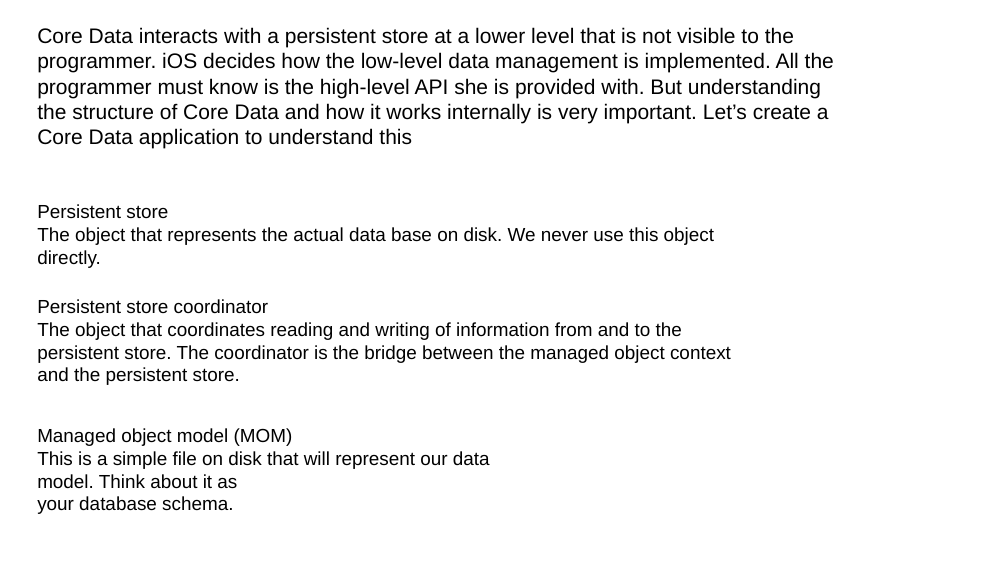
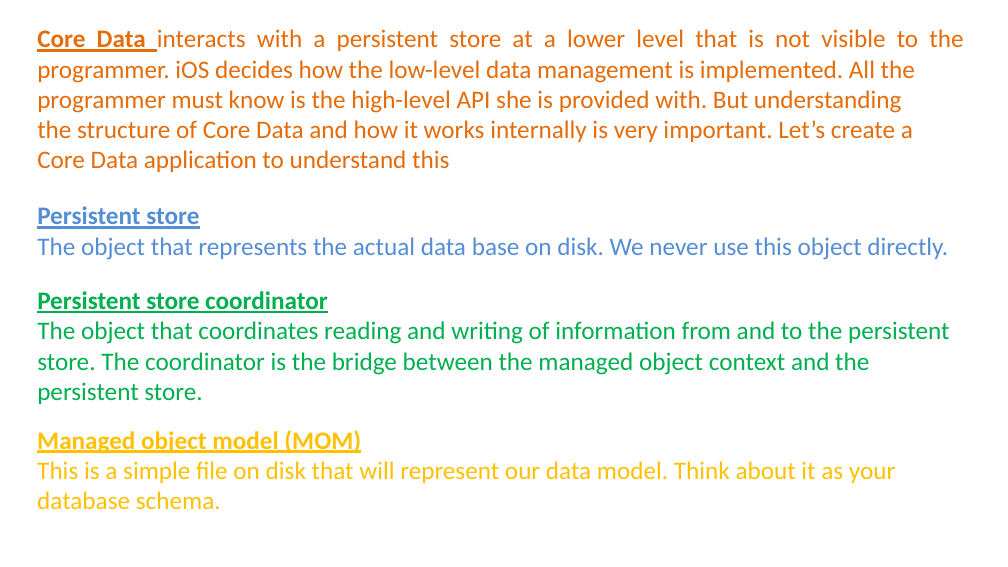
Before and after one commit to aminhngn/Course_Mobile_IOS, a slide deck: slide 7 of course/IOS_Module_03_core_data.pptx. Drawn at 1008x567 pixels with LibreOffice and Linux fonts; fonts in the diff are those of the drawing. Boxes give left, top, right and bottom in pixels: in the first picture for what was removed or moved away, otherwise in the second. Text is boxed around its words. In the diff, an @@ line names an element or a change of style, - is before the commit and + after.

```diff
--- a/course/IOS_Module_03_core_data.pptx
+++ b/course/IOS_Module_03_core_data.pptx
@@ text at [37, 29, 963, 83]: text changed; size 20 to 24 pt; font Arial to Calibri; text colour #000000 to #E46C0A @@
-Core Data interacts with a persistent store at a lower level that is not visible to the
-programmer. iOS decides how the low-level data management is implemented. All the
+Core Data interacts with a persistent store at a lower level that is not visible to the programmer. iOS decides how the low-level data management is implemented. All the
@@ text at [37, 90, 913, 172]: size 20 to 24 pt, font Arial to Calibri, text colour #000000 to #E46C0A in "programmer must know is the high-level API ...", "the structure of Core Data and how ...", "Core Data application to understand this"; alignment left to justified @@
@@ text at [37, 206, 199, 229]: size 18 to 24 pt, font Arial to Calibri, text colour #000000 to #558ED5, bold on, underline on in "Persistent store" @@
@@ text at [37, 237, 948, 260]: text changed; size 18 to 24 pt; font Arial to Calibri; text colour #000000 to #558ED5 @@
-The object that represents the actual data base on disk. We never use this object
-directly.
+The object that represents the actual data base on disk. We never use this object directly.
@@ text "Persistent store coordinator": place and size @@
-text "Persistent store coordinator" at [37, 299, 731, 385]
+text "Persistent store coordinator" at [37, 291, 949, 404]
@@ text at [37, 291, 328, 313]: size 18 to 24 pt, font Arial to Calibri, text colour #000000 to #00B050, bold on, underline on in "Persistent store coordinator" @@
@@ text at [37, 321, 949, 404]: text changed; size 18 to 24 pt; font Arial to Calibri; text colour #000000 to #00B050 @@
-The object that coordinates reading and writing of information from and to the
-persistent store. The coordinator is the bridge between the managed object context
-and the persistent store.
+The object that coordinates reading and writing of information from and to the persistent store. The coordinator is the bridge between the managed object context and the persistent store.
@@ text at [37, 430, 361, 454]: size 18 to 24 pt, font Arial to Calibri, text colour #000000 to #FFC000, bold on, underline on in "Managed object model (MOM)" @@
@@ text at [37, 461, 895, 510]: text changed; size 18 to 24 pt; font Arial to Calibri; text colour #000000 to #FFC000 @@
-This is a simple file on disk that will represent our data model. Think about it as
-your database schema.
+This is a simple file on disk that will represent our data model. Think about it as your database schema.
```
Also in this commit, not shown: 1 other slide changed, 1 other file.
